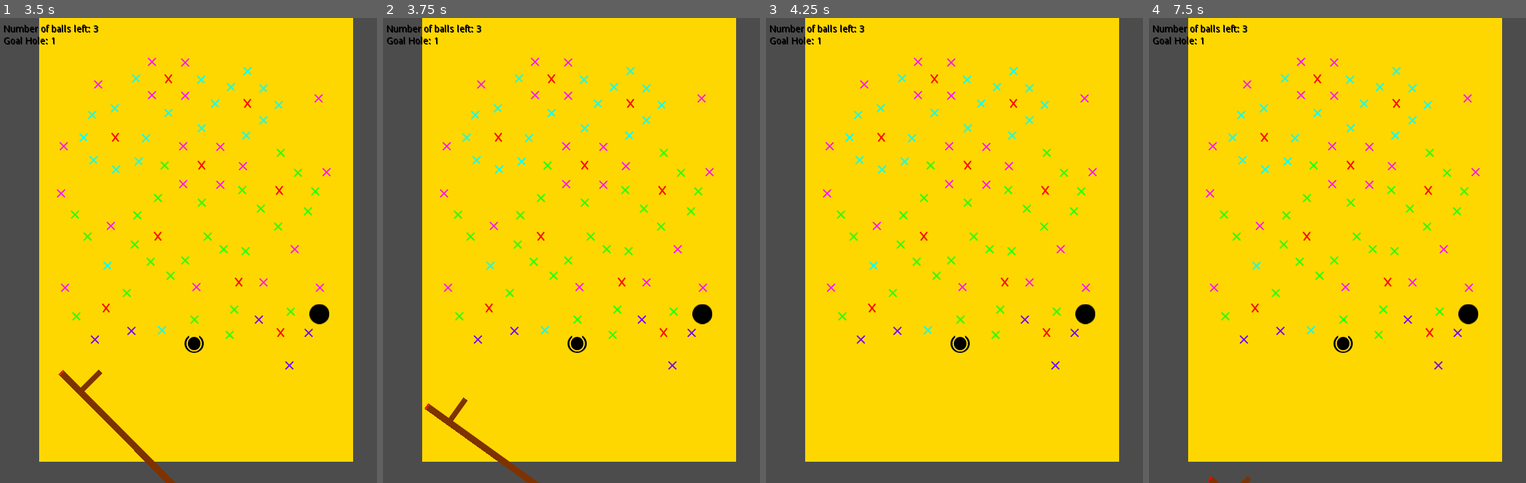
Above: before the commit, frames 1-4 (left to right).
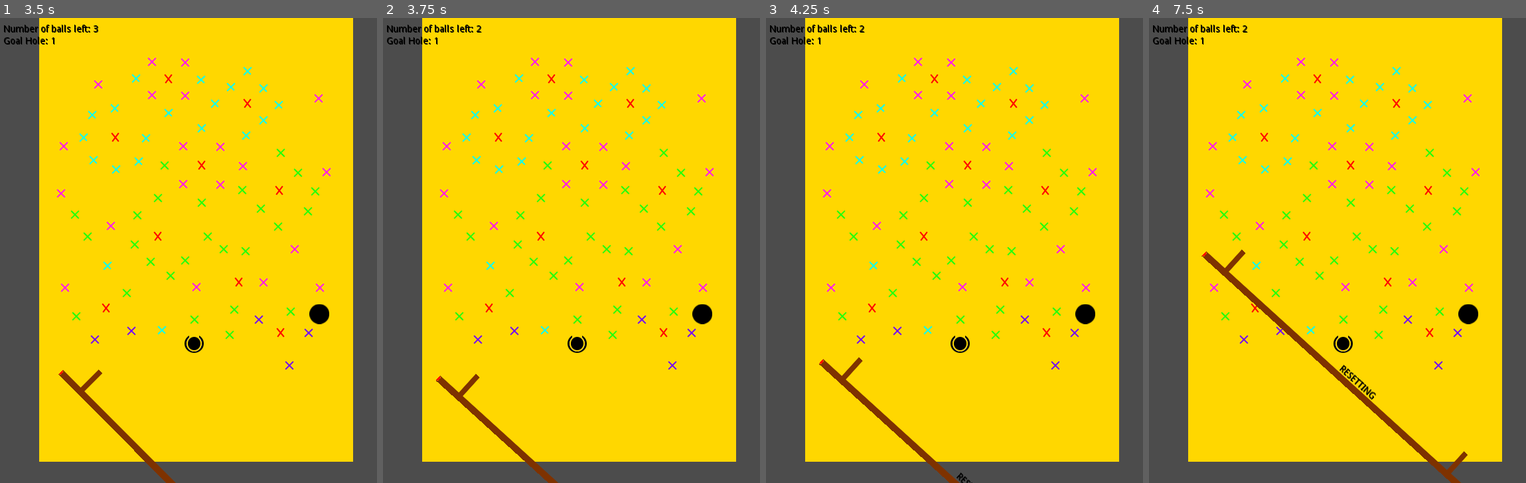
Above: after the commit, the same moments.

Repository: mdjp/IceColdBaume
Game: Godot game, scene res://src/Levels/sandbox.tscn
Two runs of this game, one before a commit and one after it. Both use one fixed random seed, a clock stepped at 60 frames per second and the inputs below.
Inputs:
- Up to frame 1 (3.5 s): tap Enter at 0.5 s; hold Down (right_side_down) 0.53-1.28 s; hold S (left_side_down) 1.28-2.03 s; hold Down (right_side_down) 2.03-2.78 s; hold W (left_side_up) from 2.78 s (still down)
- Up to frame 2 (3.75 s): tap R (reset_game, bound only after the commit) at 3.5 s; release W (left_side_up) at 3.53 s; hold S (left_side_down) from 3.53 s (still down)
- Up to frame 3 (4.25 s): keep holding S (left_side_down); tap R (reset_game, bound only after the commit) at 4.15 s
- Up to frame 4 (7.5 s): release S (left_side_down) at 5.78 s; hold Down (right_side_down) 5.78-6.53 s; hold W (left_side_up) 6.53-7.28 s; hold Down (right_side_down) from 7.28 s (still down)

Frame 1 is identical in both runs. In frame 2, 1.3% of the frame differs, in the area x 11-47%, y 1-100%; in frame 3, 0.8%; in frame 4, 1.7%, in the area x 13-85%, y 1-100%.
Error after the commit: Attempt to call function 'disappear' in base 'previously freed instance' on a null instance. (res://src/Levels/SetupGame.gd:35)

Commit message:
feat: Reset StateMachine
There is a button that can trigger a reset
Added a new state machine which handles the movement to reset the beam
The movement isn't perfect but at least I stopped the shaking motion

Diff:
--- a/Game/project.godot
+++ b/Game/project.godot
@@ -61,6 +61,11 @@
 "events": [ Object(InputEventKey,"resource_local_to_scene":false,"resource_name":"","device":0,"alt":false,"shift":false,"control":false,"meta":false,"command":false,"pressed":false,"scancode":16777234,"unicode":0,"echo":false,"script":null)
  ]
 }
+reset_game={
+"deadzone": 0.5,
+"events": [ Object(InputEventKey,"resource_local_to_scene":false,"resource_name":"","device":0,"alt":false,"shift":false,"control":false,"meta":false,"command":false,"pressed":false,"scancode":82,"unicode":0,"echo":false,"script":null)
+ ]
+}
 
 [rendering]
 
--- a/Game/src/Actors/Beam.gd
+++ b/Game/src/Actors/Beam.gd
@@ -14,7 +14,8 @@
 func _ready():
 	screensize = get_viewport().get_visible_rect().size
 	beamsize = $Sprite.texture.get_size().x * $Sprite.scale.x * 5.6
-	$BasicStateMachine.reset_position = get_parent().get_node("BeamStartPosition").global_position
+	$BasicStateMachine.reset_position_centre = get_parent().get_node("BeamStartPosition").global_position
+	$BasicStateMachine.reset_position_right = $BasicStateMachine.reset_position_centre + $Sprite/RightSide.position
 	PlayerData.connect("reset_beam", self, "_reset")
 
 
@@ -75,15 +76,22 @@
 
 
 func get_movement():
-	# Compare reset position to global position
-	var direction = $BasicStateMachine.reset_position.y - round(self.global_position.y)
+	if $MovementState.current_state == $MovementState.states.MOVE_VERTICALLY:
+		var direction = round($BasicStateMachine.reset_position_centre.y - self.global_position.y)
+		if direction != 0:
+			right_rotation_dir = sign(direction)
+			left_rotation_dir = sign(direction)
 
-	if direction == 0:
-		right_rotation_dir = 0
+		print("direction:" + str(direction))
+
+	if $MovementState.current_state == $MovementState.states.ROTATE:
+		var rotation = round($BasicStateMachine.reset_position_right.y - $Sprite/RightSide.global_position.y)
+
+		right_rotation_dir = 0 if rotation == 0 else sign(rotation)
 		left_rotation_dir = 0
-	else:
-		right_rotation_dir = sign(direction)
-		left_rotation_dir = sign(direction)
+
+		print("rotation:" + str(rotation))
+
 
 func _can_rotate(direction):
 	# need to be position relative to screen
--- a/Game/src/Actors/Beam.tscn
+++ b/Game/src/Actors/Beam.tscn
@@ -1,8 +1,9 @@
-[gd_scene load_steps=5 format=2]
+[gd_scene load_steps=6 format=2]
 
 [ext_resource path="res://src/Actors/Beam.gd" type="Script" id=1]
 [ext_resource path="res://Assets/PlayerItems/Flattened - MetalBar.png" type="Texture" id=2]
 [ext_resource path="res://src/Actors/BeamBSM.gd" type="Script" id=3]
+[ext_resource path="res://src/Actors/BeamMSM.gd" type="Script" id=4]
 
 [sub_resource type="Theme" id=1]
 Button/colors/font_color = Color( 0, 0, 0, 1 )
@@ -450,3 +451,6 @@
 margin_bottom = 14.0
 theme = SubResource( 1 )
 text = "?"
+
+[node name="MovementState" type="Node" parent="."]
+script = ExtResource( 4 )
--- a/Game/src/Actors/BeamBSM.gd
+++ b/Game/src/Actors/BeamBSM.gd
@@ -1,6 +1,7 @@
 extends StateMachine
 
-var reset_position = Vector2()
+var reset_position_centre = Vector2()
+var reset_position_right = Vector2()
 
 
 func _ready() -> void:
@@ -21,7 +22,7 @@
 		states.IDLE:
 			pass
 		states.RESETTING:
-			if round(parent.global_position.y) == reset_position.y:
+			if round(parent.global_position.y) == reset_position_centre.y and round(parent.get_node("Sprite/RightSide").global_position.y) == reset_position_right.y:
 				return states.IDLE
 		states.PAUSED:
 			pass
--- /dev/null
+++ b/Game/src/Actors/BeamMSM.gd
@@ -0,0 +1,79 @@
+extends StateMachine
+
+var old_rotation
+
+func _ready() -> void:
+	add_state("IDLE") # Refers to the state where the player can move the beam using inputs
+	add_state("MOVE_VERTICALLY")
+	add_state("ROTATE")
+
+	# To ensure the beam is idle initially
+	call_deferred("set_state", states.IDLE)
+
+
+func _state_logic(delta):
+	pass
+
+
+func _get_transition(delta):
+	match current_state:
+		states.IDLE:
+			if is_in_reset():
+				return states.MOVE_VERTICALLY
+		states.MOVE_VERTICALLY:
+			if not is_in_reset():
+				return states.IDLE
+
+			if not continue_vertically():
+				return states.ROTATE
+		states.ROTATE:
+			if not is_in_reset():
+				return states.IDLE
+
+			if not continue_rotating():
+				leave_reset_state()
+				return states.IDLE
+
+
+func _enter_state(new_state, old_state):
+	match new_state:
+		states.IDLE:
+			pass
+		states.MOVE_VERTICALLY:
+			pass
+		states.ROTATE:
+			pass
+
+
+func _exit_state(old_state, new_state):
+	match old_state:
+		states.IDLE:
+			pass
+		states.MOVE_VERTICALLY:
+			pass
+		states.ROTATE:
+			pass
+
+
+func is_in_reset():
+	var basicState = parent.get_node("BasicStateMachine")
+	return basicState.current_state == basicState.states.RESETTING
+
+
+func leave_reset_state():
+	var basicState = parent.get_node("BasicStateMachine")
+	basicState.current_state = basicState.states.IDLE
+
+
+func continue_vertically():
+	var direction = round(parent.get_node("BasicStateMachine").reset_position_centre.y - parent.global_position.y)
+	return direction != 0
+
+
+func continue_rotating():
+	var rotation = round(parent.get_node("BasicStateMachine").reset_position_right.y - parent.get_node("Sprite/RightSide").global_position.y)
+	if old_rotation == null or sign(old_rotation) == sign(rotation):
+		old_rotation = rotation
+		return rotation != 0
+	else:
+		return false
--- a/Game/src/Levels/SetupGame.gd
+++ b/Game/src/Levels/SetupGame.gd
@@ -4,6 +4,7 @@
 const BEAM = preload("res://src/Actors/Beam.tscn")
 
 var beam = null
+var ball = null
 
 func _ready():
 	PlayerData.connect("add_ball", self, "_reset")
@@ -21,6 +22,14 @@
 
 
 func _add_ball():
-	var ball = BALL.instance()
+	ball = BALL.instance()
 	self.add_child(ball)
 	ball.global_position = $BallStartPosition.global_position
+
+
+func _process(delta):
+	if ball == null:
+		return
+
+	if Input.is_action_just_released("reset_game"):
+		ball.disappear(false)
